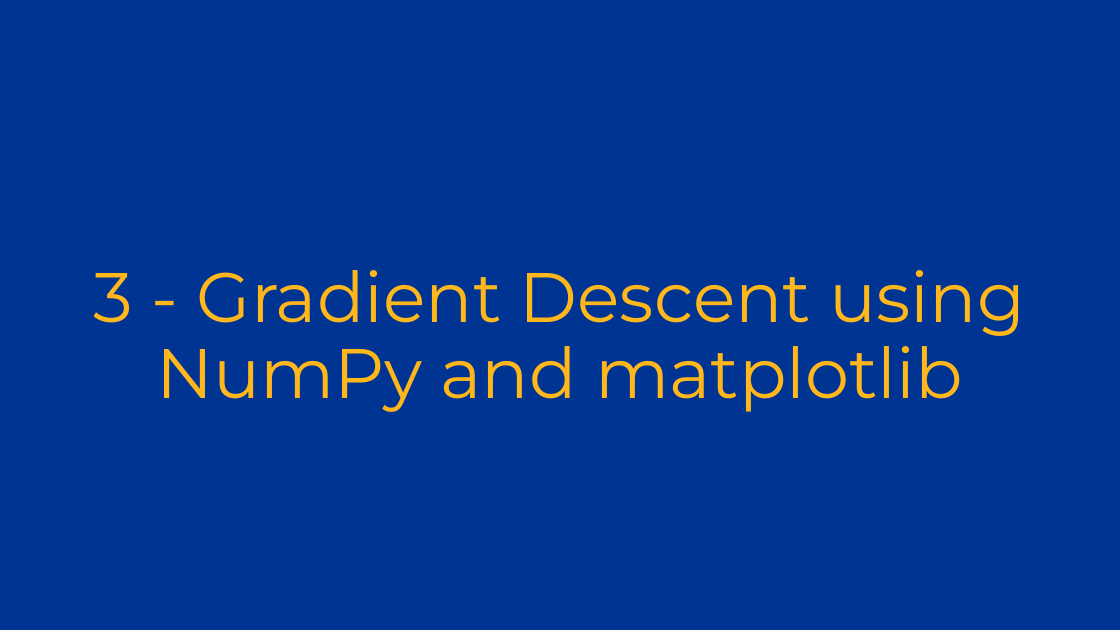
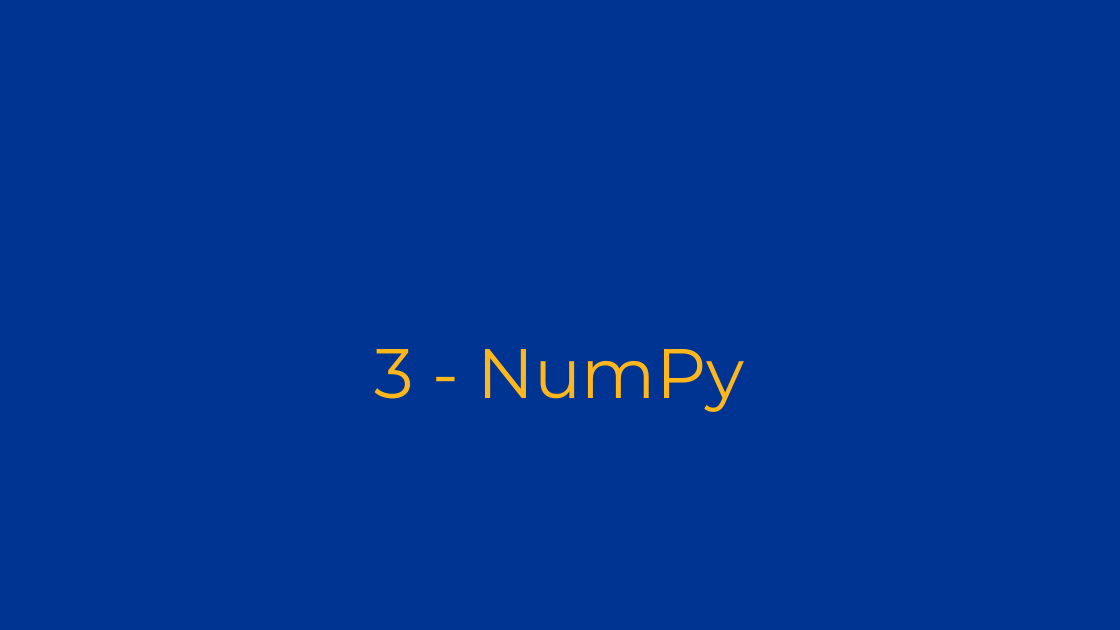
Before and after one commit to Pitt-INFORMS/workshops, a slide deck: slide 10 of python/2024/Python Workshop 2.pptx (slide 20 before the commit). Drawn at 1120x630 pixels with LibreOffice and Linux fonts; fonts in the diff are those of the drawing; background and template pictures are left out. Boxes give left, top, right and bottom in pixels: in the first picture for what was removed or moved away, otherwise in the second. Text is boxed around its words. In the diff, an @@ line names an element or a change of style, - is before the commit and + after.

```diff
--- a/python/2024/Python Workshop 2.pptx
+++ b/python/2024/Python Workshop 2.pptx
@@ title at [375,349,744,412]: text changed @@
-3 - Gradient Descent using NumPy and matplotlib
+3 - NumPy
```
Also in this commit, not shown: 26 other slides changed, 42 slides added, 8 slides removed.
